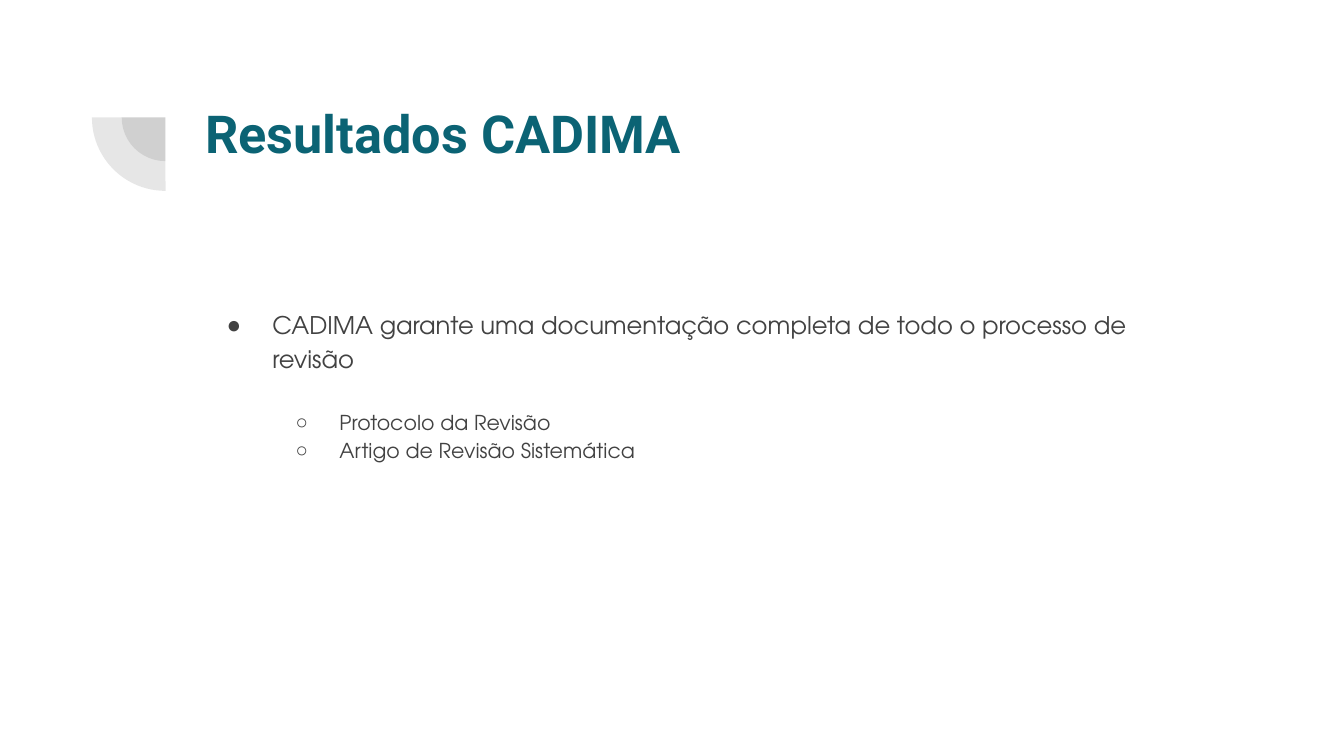
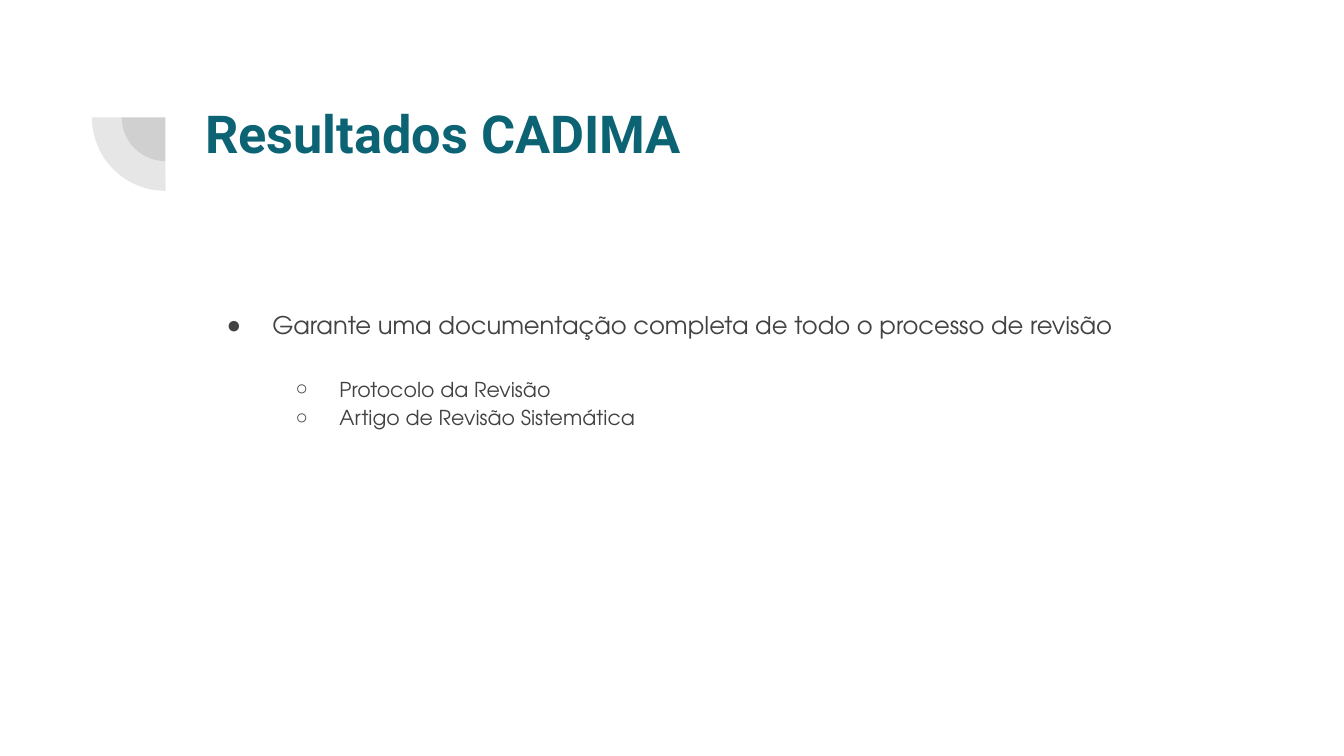
Before and after one commit to cglima/apresentacao-revisao-sistematica, a slide deck: slide 21 of apresentacao-revisao-sistematica.pptx (slide 18 before the commit). Drawn at 1344x756 pixels with LibreOffice and Linux fonts; fonts in the diff are those of the drawing. Boxes give left, top, right and bottom in pixels: in the first picture for what was removed or moved away, otherwise in the second. Text is boxed around its words. In the diff, an @@ line names an element or a change of style, - is before the commit and + after.

```diff
--- a/apresentacao-revisao-sistematica.pptx
+++ b/apresentacao-revisao-sistematica.pptx
@@ text at <box>272,315,1112,340</box>: text changed @@
-● CADIMA garante uma documentação completa de todo o processo de revisão
+● Garante uma documentação completa de todo o processo de revisão
```
Also in this commit, not shown: 9 other slides changed, 3 slides added.
